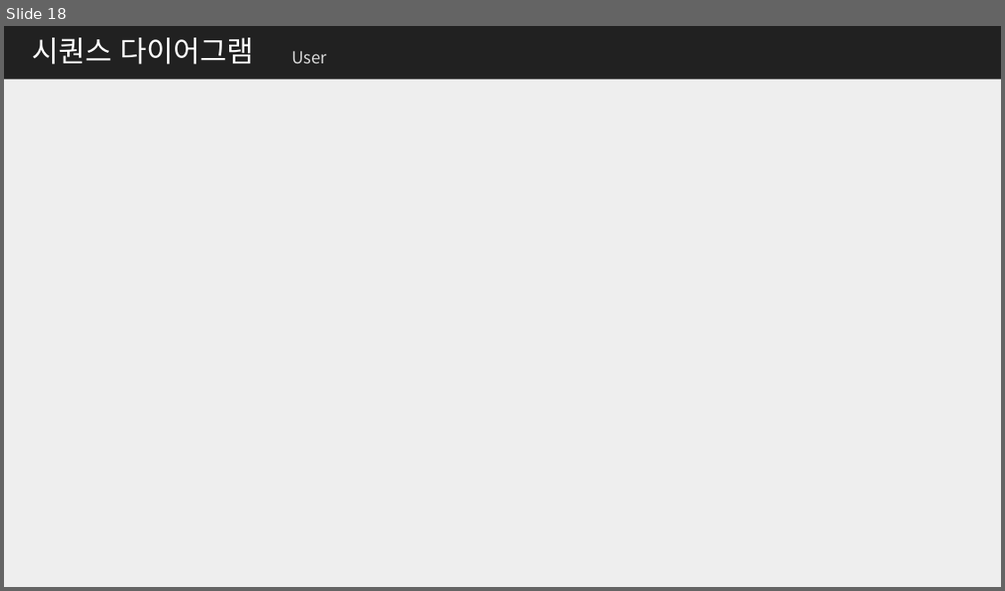
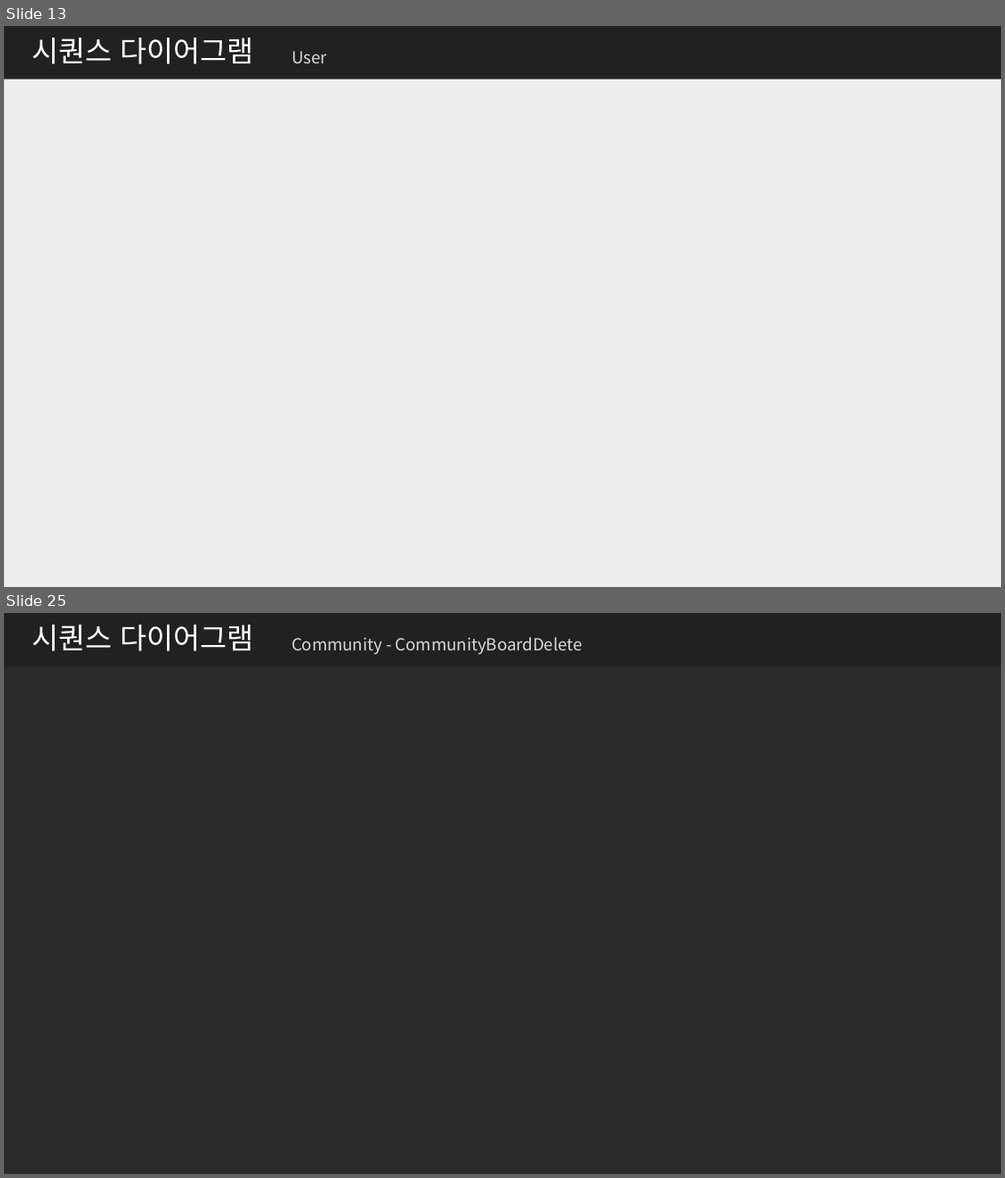
Before and after one commit to me0768/KHFinalProject, a slide deck: 보고서/클래스설계서_Final_Project.pptx. Shown one above the other, each under a label of ours: slide 18 before the commit, slides 13 and 25 after it; the slides between them are not shown. The pictures are 1005x591 and 1005x1178 pixels, drawn with LibreOffice and Linux fonts; fonts in the diff are those of the drawing; background and template pictures are left out; a plain dark background stands for a picture behind light text. Boxes give left, top, right and bottom in pixels: in the first picture for what was removed or moved away, otherwise in the second. Text is boxed around its words. In the diff, an @@ line names an element or a change of style, - is before the commit and + after.

```diff
--- a/보고서/클래스설계서_Final_Project.pptx
+++ b/보고서/클래스설계서_Final_Project.pptx
@@ slide 25 added at bbox=[4, 613, 1001, 1174], background picture (left out); not listed: 1 template element that a slide beside it also shows @@
@@ title added at bbox=[32, 625, 254, 651], 28 pt, text #FFFFFF @@
+시퀀스 다이어그램
@@ text added at bbox=[291, 637, 582, 655], 16 pt, text #D9D9D9 @@
+Community - CommunityBoardDelete
@@ what was slide 18 is now slide 13 @@
```
Also in this commit, not shown: 7 slides changed, 8 other slides added, 20 other files.
